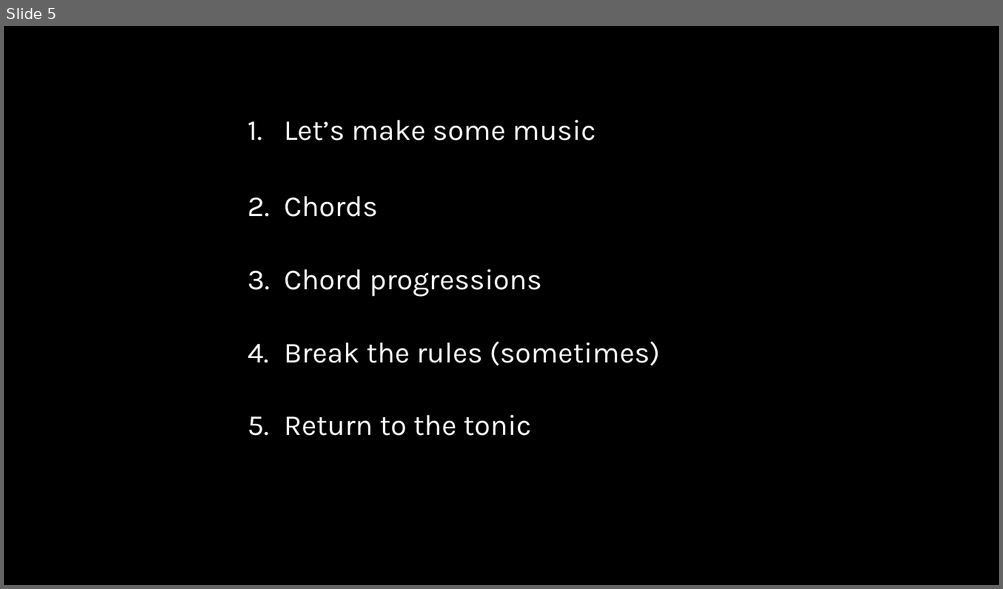
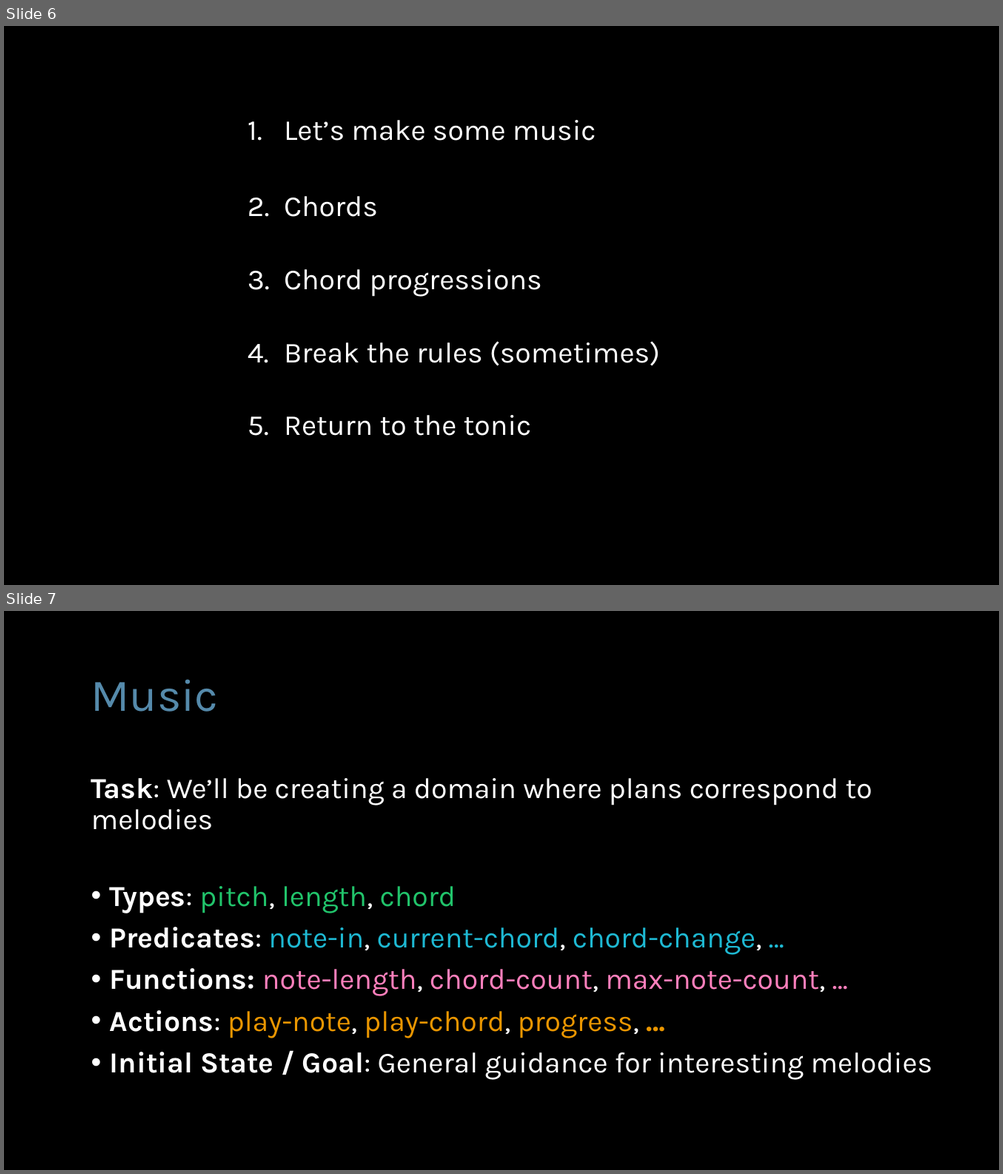
Before and after one commit to AI-Planning/modeling-in-pddl, a slide deck: exercises/cisc-813/temporal/slides.pptx. Shown one above the other, each under a label of ours: slide 5 before the commit, slides 6 and 7 after it. The pictures are 1003x589 and 1003x1174 pixels, drawn with LibreOffice and Linux fonts; fonts in the diff are those of the drawing. Boxes give left, top, right and bottom in pixels: in the first picture for what was removed or moved away, otherwise in the second. Text is boxed around its words. In the diff, an @@ line names an element or a change of style, - is before the commit and + after.

```diff
--- a/exercises/cisc-813/temporal/slides.pptx
+++ b/exercises/cisc-813/temporal/slides.pptx
@@ slide 7 added at [4,611,999,1170], background #000000 @@
@@ title added at [91,679,219,712], 44 pt, text #558AAB @@
+Music
@@ text added at [91,778,933,1080], 28 pt, text #FFFFFF @@
+Task: We’ll be creating a domain where plans correspond to melodies
+• Types: pitch, length, chord
+• Predicates: note-in, current-chord, chord-change, …
+• Functions: note-length, chord-count, max-note-count, …
+• Actions: play-note, play-chord, progress, …
+• Initial State / Goal: General guidance for interesting melodies
@@ what was slide 5 is now slide 6 @@
```
Also in this commit, not shown: 10 slides changed, 5 other slides added, 3 slides removed.
